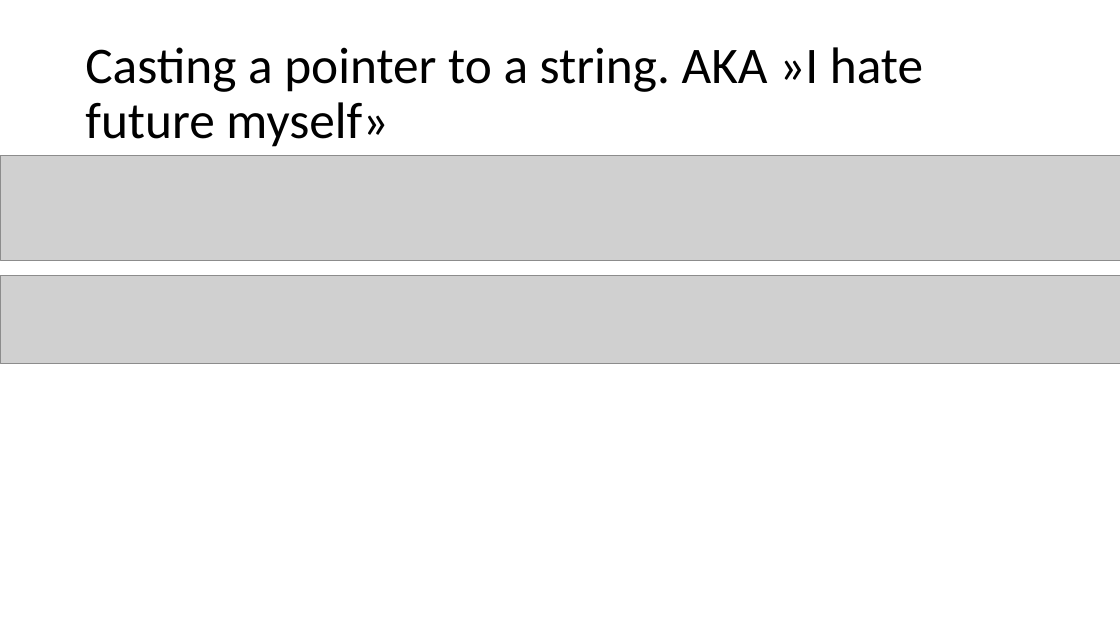
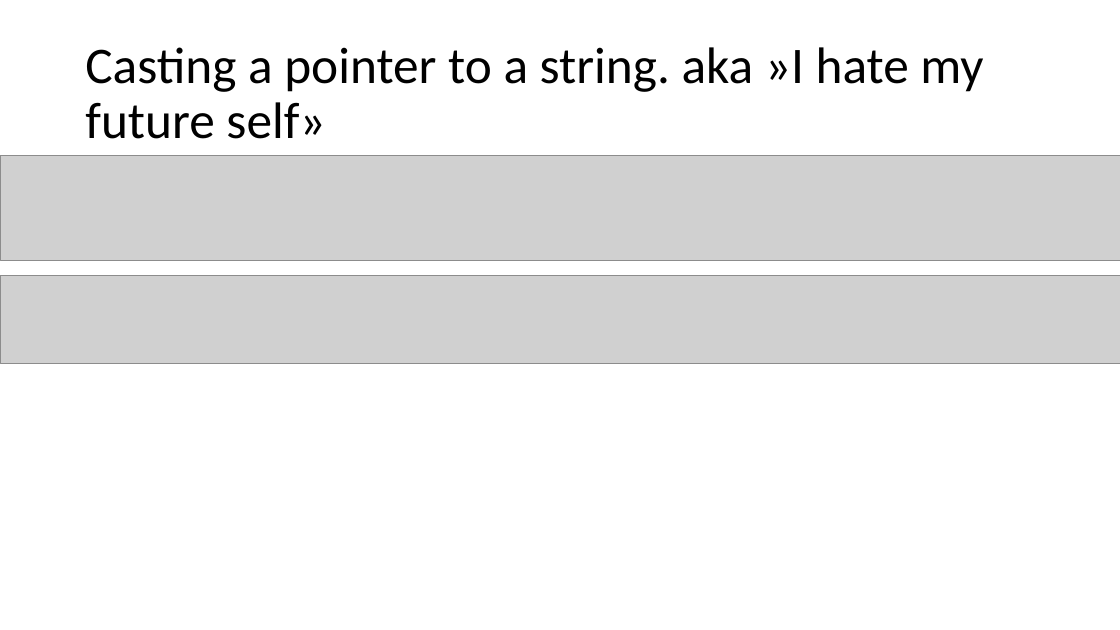
Before and after one commit to kimpettersen/fmt-talk, a slide deck: slide 17 of fmt-talk.pptx (slide 14 before the commit). Drawn at 1120x630 pixels with LibreOffice and Linux fonts; fonts in the diff are those of the drawing; grey boxes stand for pictures. Boxes give left, top, right and bottom in pixels: in the first picture for what was removed or moved away, otherwise in the second. Text is boxed around its words. In the diff, an @@ line names an element or a change of style, - is before the commit and + after.

Commit message:
change pptx

```diff
--- a/fmt-talk.pptx
+++ b/fmt-talk.pptx
@@ title at box(85, 47, 983, 139): text changed @@
-Casting a pointer to a string. AKA »I hate future myself»
+Casting a pointer to a string. aka »I hate my future self»
```
Also in this commit, not shown: 1 other slide changed, 5 slides added, 2 slides removed.
